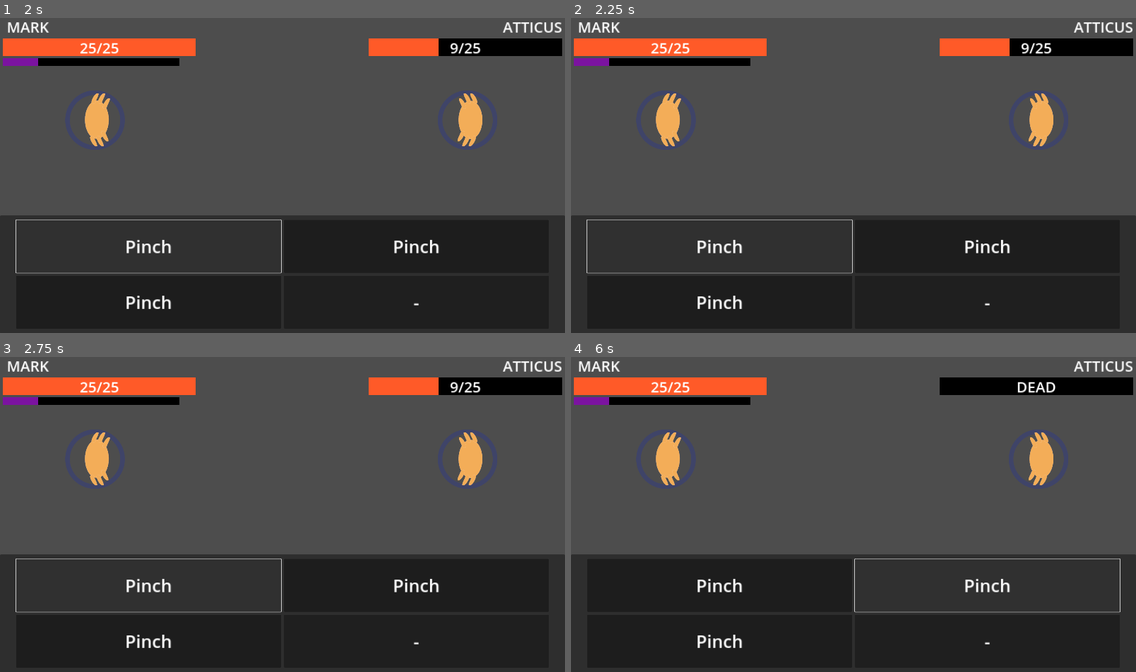
Above: before the commit, frames 1-4 (two rows, left to right).
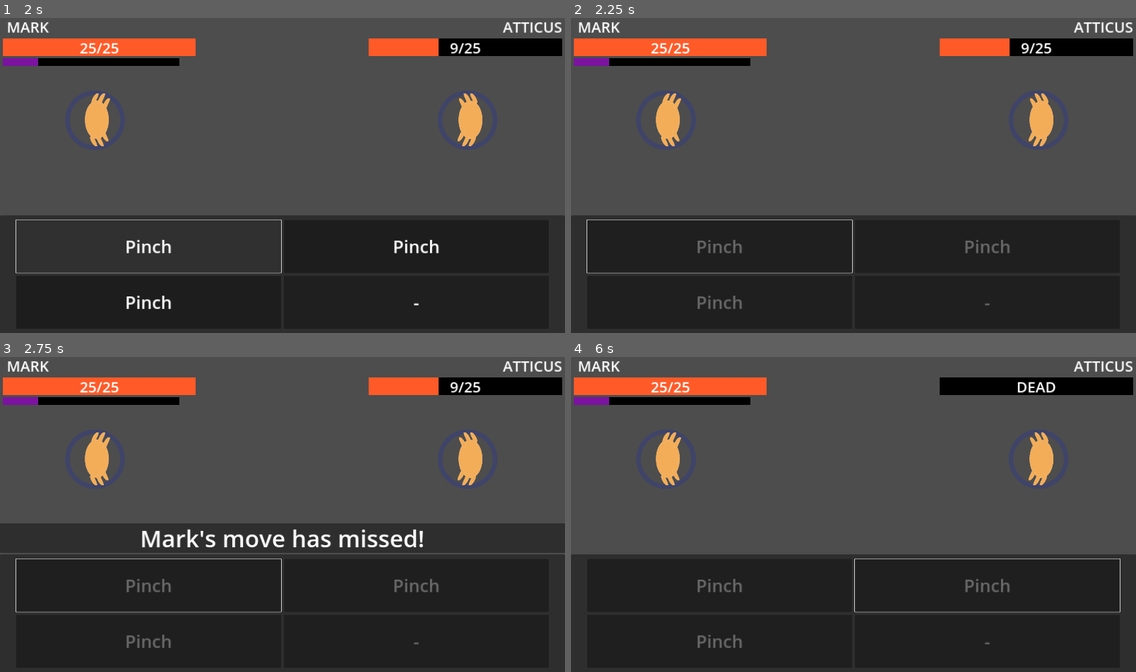
Above: after the commit, the same moments.

Repository: mathew-tran/theanajam24
Game: Godot game, scene res://Levels/Main.tscn
Same seed, same stepped clock (60 frames per second), same inputs: the game is played once before the commit and once after it.
Inputs (mouse positions are in pixels of both pictures, inside the frame that each line leads up to):
- Up to frame 1 (2 s): click (146, 247) at 0.52 s; click (146, 247) at 1.27 s
- Up to frame 2 (2.25 s): click (717, 247) at 2.02 s
- Up to frame 3 (2.75 s): no input
- Up to frame 4 (6 s): move the mouse to (977, 498) at 2.77 s; click (977, 498) at 2.85 s; move the mouse to (740, 530) at 3.52 s; click (740, 530) at 3.6 s; tap Enter at 4.25, 5.75 s; move the mouse to (910, 445) at 4.27 s; click (910, 445) at 4.35 s; tap Space at 5 s; move the mouse to (825, 577) at 5.02 s; click (825, 577) at 5.1 s; move the mouse to (1023, 561) at 5.77 s; click (1023, 561) at 5.85 s

Frame 1 is identical in both runs. In frame 2, 0.5% of the frame differs, in the area x 22-78%, y 70-93%; in frame 3, 9.6%, in the area x 0-100%, y 52-93%; in frame 4, 0.5%.

Commit message:
show a battle log

Diff:
--- /dev/null
+++ b/Prefabs/UI/BattleLog.tscn
@@ -0,0 +1,36 @@
+[gd_scene load_steps=2 format=3 uid="uid://5jgj246x60wl"]
+
+[ext_resource type="Script" path="res://Scripts/UI/BattleLog.gd" id="1_xxt25"]
+
+[node name="BattleLog" type="Panel"]
+custom_minimum_size = Vector2(1920, 100)
+anchors_preset = 8
+anchor_left = 0.5
+anchor_top = 0.5
+anchor_right = 0.5
+anchor_bottom = 0.5
+offset_left = -960.0
+offset_top = 34.0
+offset_right = 960.0
+offset_bottom = 134.0
+grow_horizontal = 2
+grow_vertical = 2
+script = ExtResource("1_xxt25")
+
+[node name="Label" type="Label" parent="."]
+custom_minimum_size = Vector2(1200, 80)
+layout_mode = 1
+anchors_preset = 8
+anchor_left = 0.5
+anchor_top = 0.5
+anchor_right = 0.5
+anchor_bottom = 0.5
+offset_left = -600.0
+offset_top = -40.0
+offset_right = 600.0
+offset_bottom = 40.0
+grow_horizontal = 2
+grow_vertical = 2
+theme_override_font_sizes/font_size = 80
+text = "asdasd"
+horizontal_alignment = 1
--- a/Prefabs/UI/UILayer.tscn
+++ b/Prefabs/UI/UILayer.tscn
@@ -1,8 +1,9 @@
-[gd_scene load_steps=4 format=3 uid="uid://bfirwcnlcdd2l"]
+[gd_scene load_steps=5 format=3 uid="uid://bfirwcnlcdd2l"]
 
 [ext_resource type="Script" path="res://Scripts/UI/UILayer.gd" id="1_gwlpl"]
 [ext_resource type="PackedScene" uid="uid://wrgab0n5yd4r" path="res://Prefabs/UI/MovePanel.tscn" id="1_k0on1"]
 [ext_resource type="PackedScene" uid="uid://dnmp2ytlrmlbd" path="res://Prefabs/UI/HealthBar.tscn" id="2_ld5rn"]
+[ext_resource type="PackedScene" uid="uid://5jgj246x60wl" path="res://Prefabs/UI/BattleLog.tscn" id="4_xvqgu"]
 
 [node name="CanvasLayer" type="CanvasLayer"]
 script = ExtResource("1_gwlpl")
@@ -24,3 +25,5 @@
 offset_bottom = 138.0
 grow_horizontal = 0
 bIsEnemy = true
+
+[node name="BattleLog" parent="." instance=ExtResource("4_xvqgu")]
--- a/Scripts/Autoload/EventManager.gd
+++ b/Scripts/Autoload/EventManager.gd
@@ -2,3 +2,5 @@
 
 signal PopulatePlayerData(crab : CrabUnit)
 signal PopulateEnemyData(crab : CrabUnit)
+signal InjectBattleLog(message: String)
+signal BattleLogComplete()
--- /dev/null
+++ b/Scripts/UI/BattleLog.gd
@@ -0,0 +1,31 @@
+extends Panel
+
+
+var TargetXPosition = 0
+var bIsActive = false
+# Called when the node enters the scene tree for the first time.
+func _ready():
+	EventManager.InjectBattleLog.connect(OnInjectBattleLog)
+	TargetXPosition = position.x
+	FlyAwayAnim()
+
+func FlyAwayAnim():
+	var tween = get_tree().create_tween()
+	tween.tween_property(self, "position:x", 20000, .5)
+	return tween
+
+func OnInjectBattleLog(message: String):
+	$Label.text = message
+	var tween = get_tree().create_tween()
+	tween.tween_property(self, "position:x", TargetXPosition, .5)
+	bIsActive = true
+
+func _input(event):
+	if event.is_action_released("mouse_click"):
+		if bIsActive:
+			var tween = FlyAwayAnim()
+			tween.tween_callback(OnFlyAwayComplete)
+			bIsActive = false
+
+func OnFlyAwayComplete():
+	EventManager.BattleLogComplete.emit()
--- a/Scripts/UI/MoveButton.gd
+++ b/Scripts/UI/MoveButton.gd
@@ -19,7 +19,7 @@
 		var target = CrabMoveRef.DetermineTarget(CrabUnitRef)
 		CrabMoveRef.PerformMove(target)
 	else:
-		print("MISSED!")
+		EventManager.InjectBattleLog.emit(CrabUnitRef.Name + "'s move has missed!")
 
 func Setup(move : CrabMove, crab : CrabUnit):
 	ButtonRef.disabled = true
@@ -31,3 +31,13 @@
 		MoveName.text = move.MoveName
 		CrabMoveRef = move
 		CrabUnitRef = crab
+
+func SetDisable():
+	ButtonRef.disabled = true
+	MoveName.modulate = Color.DIM_GRAY
+
+func SetEnable():
+	if is_instance_valid(CrabMoveRef) == false:
+		return
+	ButtonRef.disabled = false
+	MoveName.modulate = Color.WHITE
--- a/Scripts/UI/MovePanel.gd
+++ b/Scripts/UI/MovePanel.gd
@@ -4,6 +4,8 @@
 
 func _ready():
 	EventManager.PopulatePlayerData.connect(OnPopulatePlayerData)
+	EventManager.InjectBattleLog.connect(OnInjectBattleLog)
+	EventManager.BattleLogComplete.connect(OnBattleLogComplete)
 	for child in $VBoxContainer/HBoxContainer.get_children():
 		Moves.append(child)
 	for child in $VBoxContainer/HBoxContainer2.get_children():
@@ -15,3 +17,11 @@
 			Moves[x].Setup(crab.Moves[x], crab)
 		else:
 			Moves[x].Setup(null, null)
+
+func OnInjectBattleLog(_message: String):
+	for move in Moves:
+		move.SetDisable()
+
+func OnBattleLogComplete():
+	for move in Moves:
+		move.SetEnable()
--- a/project.godot
+++ b/project.godot
@@ -25,3 +25,11 @@
 window/size/viewport_width=1920
 window/size/viewport_height=1080
 window/stretch/mode="canvas_items"
+
+[input]
+
+mouse_click={
+"deadzone": 0.5,
+"events": [Object(InputEventMouseButton,"resource_local_to_scene":false,"resource_name":"","device":-1,"window_id":0,"alt_pressed":false,"shift_pressed":false,"ctrl_pressed":false,"meta_pressed":false,"button_mask":0,"position":Vector2(0, 0),"global_position":Vector2(0, 0),"factor":1.0,"button_index":1,"canceled":false,"pressed":false,"double_click":false,"script":null)
+]
+}
